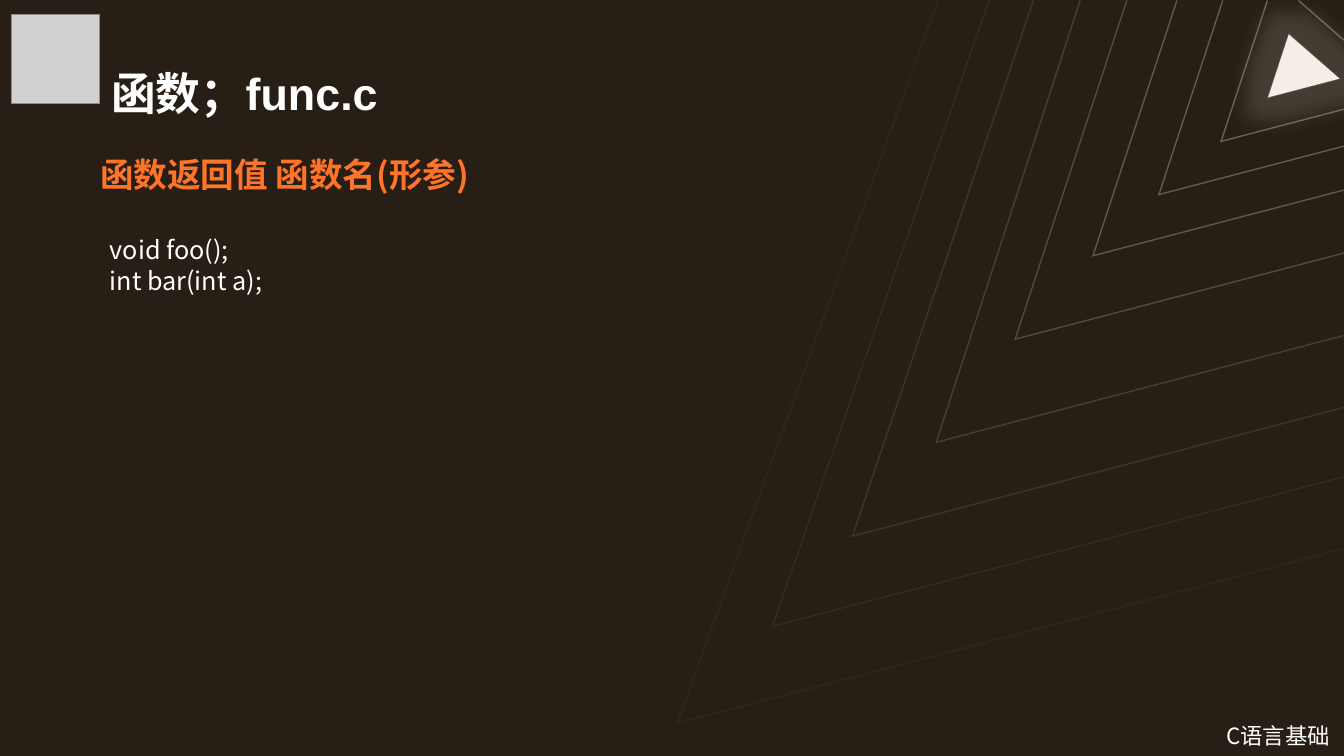
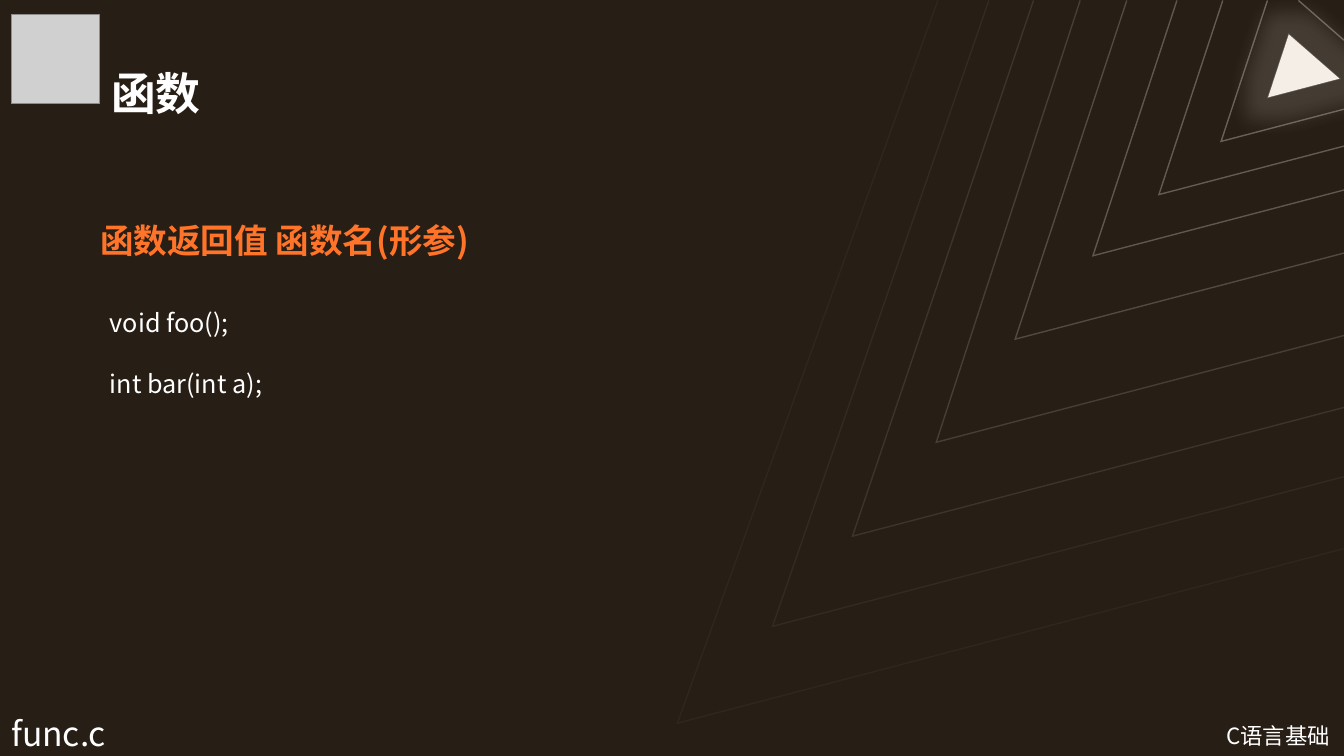
Before and after one commit to Wannerfi/CodingCourse, a slide deck: slide 25 of 2C语言基础.pptx (slide 24 before the commit). Drawn at 1344x756 pixels with LibreOffice and Linux fonts; fonts in the diff are those of the drawing; grey boxes stand for pictures. Boxes give left, top, right and bottom in pixels: in the first picture for what was removed or moved away, otherwise in the second. Text is boxed around its words. In the diff, an @@ line names an element or a change of style, - is before the commit and + after.

```diff
--- a/2C语言基础.pptx
+++ b/2C语言基础.pptx
@@ title at (111,72,201,114): text changed @@
-函数；func.c
+函数
@@ text "函数返回值 函数名(形参)": place and size @@
-text "函数返回值 函数名(形参)" at (100,158,469,194)
+text "函数返回值 函数名(形参)" at (100,224,469,260)
@@ text "void foo();" rewrapped from (110,238,262,295) to (110,311,262,398) @@
@@ text added at (11,719,106,747), 24 pt, text #FFFFFF @@
+func.c
```
Also in this commit, not shown: 11 other slides changed, 3 slides added, 2 slides removed.
